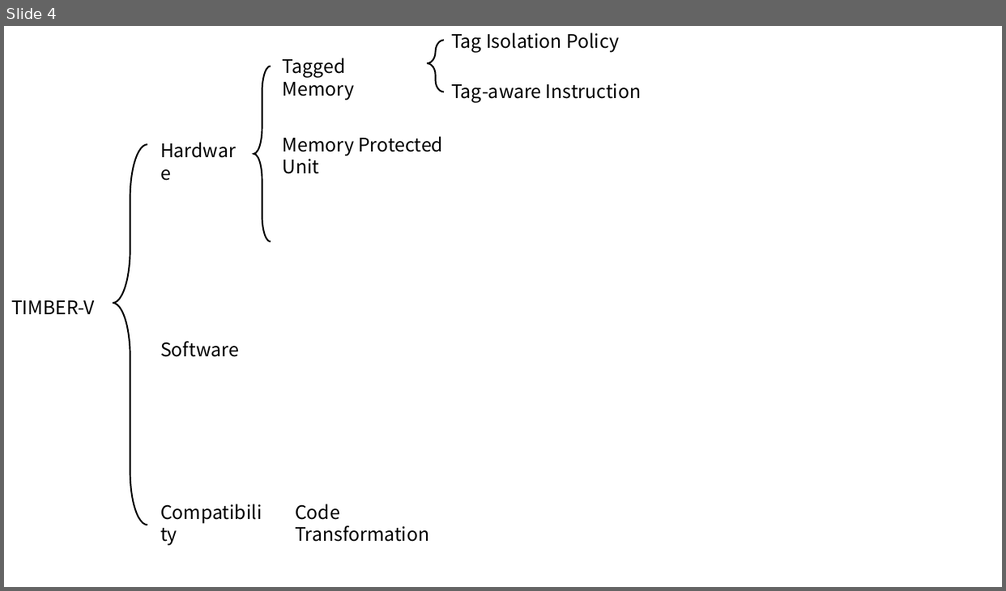
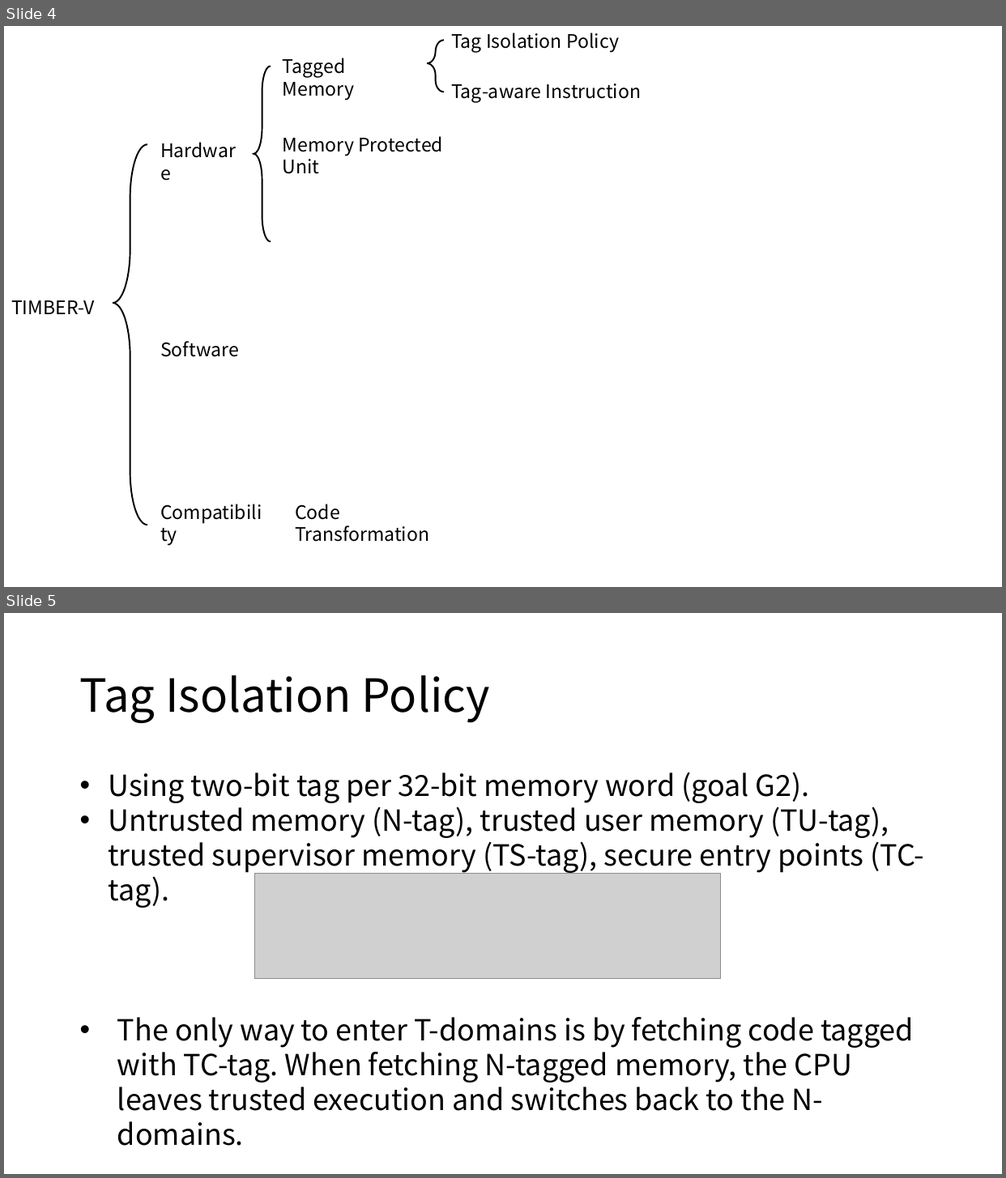
Before and after one commit to Bemfool/SUNFLOWER, a slide deck: 新建 Microsoft PowerPoint 演示文稿.pptx. Shown one above the other, each under a label of ours: slide 4 before the commit, slides 4 and 5 after it. The pictures are 1006x591 and 1006x1178 pixels, drawn with LibreOffice and Linux fonts; fonts in the diff are those of the drawing; grey boxes stand for pictures. Boxes give left, top, right and bottom in pixels: in the first picture for what was removed or moved away, otherwise in the second. Text is boxed around its words. In the diff, an @@ line names an element or a change of style, - is before the commit and + after.

```diff
--- a/新建 Microsoft PowerPoint 演示文稿.pptx
+++ b/新建 Microsoft PowerPoint 演示文稿.pptx
@@ slide 5 added at box(4, 613, 1002, 1174), background #FFFFFF @@
@@ title added at box(80, 675, 491, 723), 44 pt, text #000000 @@
+Tag Isolation Policy
@@ text added at box(108, 772, 924, 1146), 28 pt, text #000000 @@
+• Using two-bit tag per 32-bit memory word (goal G2).
+• Untrusted memory (N-tag), trusted user memory (TU-tag), trusted supervisor memory (TS-tag), secure entry points (TC-tag).
+• The only way to enter T-domains is by fetching code tagged with TC-tag. When fetching N-tagged memory, the CPU leaves trusted execution and switches back to the N-domains.
@@ picture added at box(255, 874, 720, 979) @@
```
Also in this commit, not shown: 2 slides changed, 5 other slides added.
